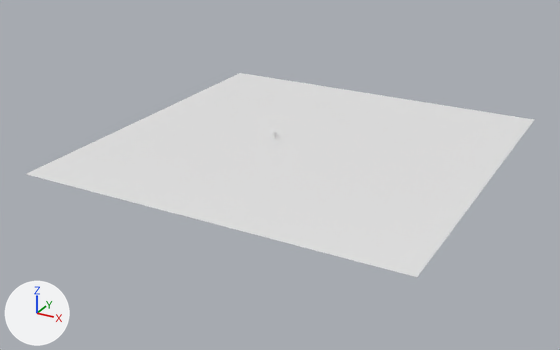
An edit to the Blender file Blender Models/Solar Freeze/AHHH solar freeze 2.blend, drawn before and after from the same camera.
Both versions are drawn from a 50 mm lens placed at (35.2, -63.5, 27.7), pointed at (1.8, -2.7, -2.7). Arrows for +X, +Y and +Z are at lower left; the lights stay in place.
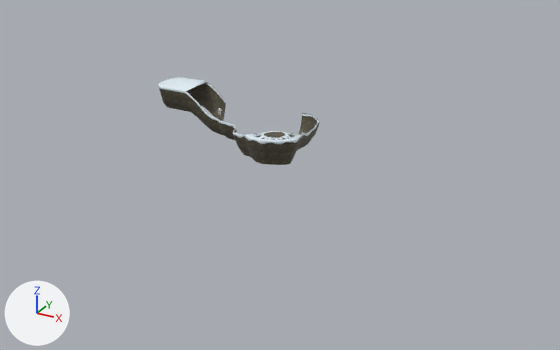
Commit message: solar freezxe second planet begins

Where the change shows, as pixel boxes (x1, y1, x2, y2) in the pictures (560 x 350 px):
'Plane.001', hidden
    before: (27, 73, 534, 277)
'Circle', added
    after: (159, 83, 319, 165)
'Circle.001', added
    after: (158, 77, 320, 144)

What the commit changed:
Picture 'White01.png' (img_white01_png) is new.
Material 'White01.png' (mat_white01_png) is new.
Its texture is img_white01_png.
Mesh me_circle is new.
It has 690 vertices, 508 faces and spans x -23.5..-4.5, y 2.5..13.2, z -2.2..2.1.
It uses material mat_stonewall_02_png (picture img_stonewall_02_png).
Mesh me_circle_001 is new.
It has 690 vertices, 542 faces and spans x -23.5..-4.4, y 2.4..13.2, z -0.7..2.4.
It uses material mat_white01_png (picture img_white01_png).
Object 'Plane.001' (ob_plane_001) is now hidden.
Object 'Circle' (ob_circle) is new; it shows me_circle.
Its location is (7.77, -6.51, 0.48).
Object 'Circle.001' (ob_circle_001) is new; it shows me_circle_001.
Its location is (7.77, -6.51, 0.48).
